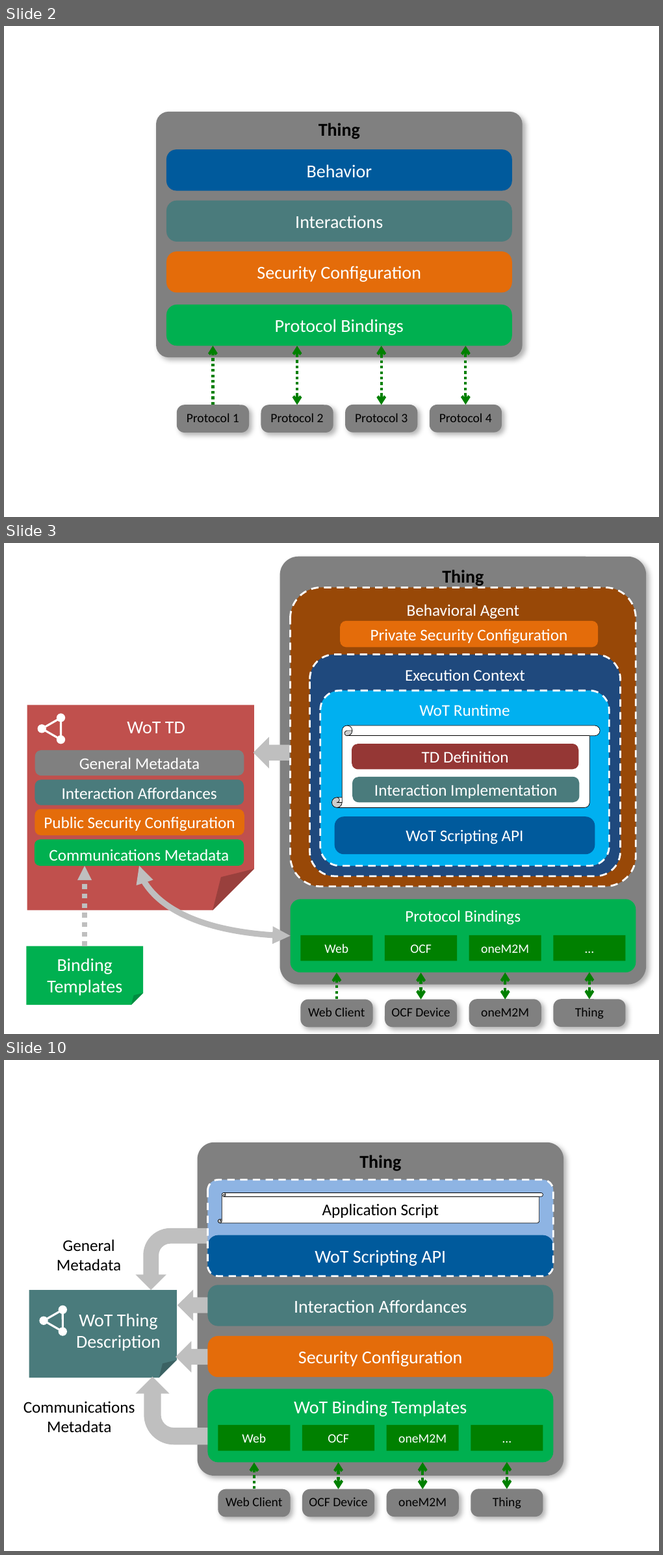
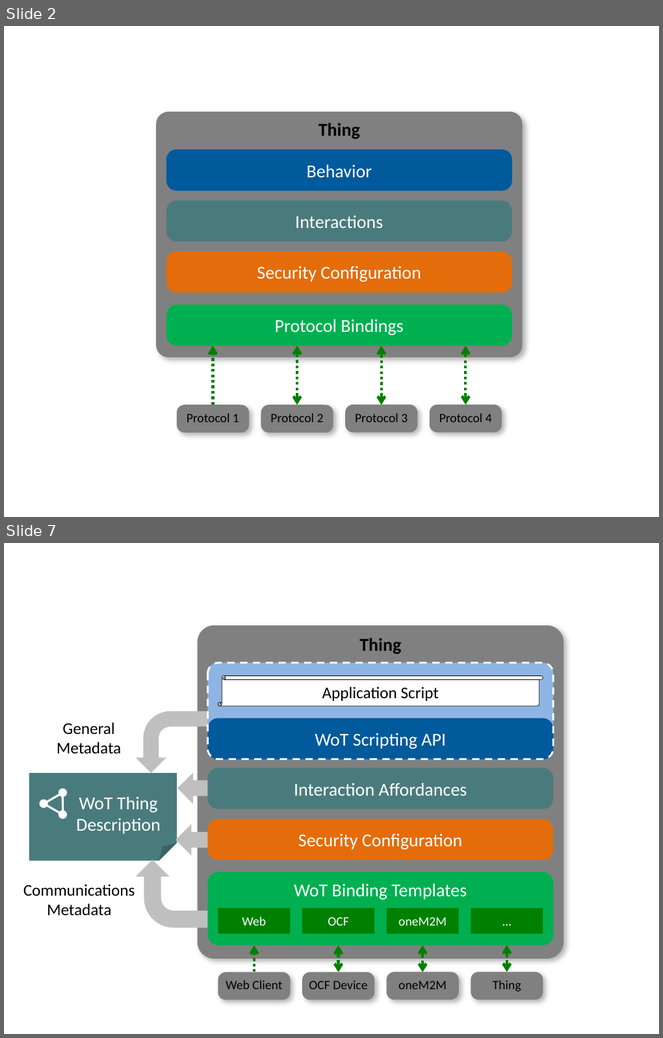
Before and after one commit to w3c/wot-architecture, a slide deck: images/wot-architecture-figures-new.pptx. Shown one above the other, each under a label of ours: slides 2, 3 and 10 before the commit, slides 2 and 7 after it; the slides between them are not shown. The pictures are 663x1555 and 663x1038 pixels, drawn with LibreOffice and Linux fonts; fonts in the diff are those of the drawing. Boxes give left, top, right and bottom in pixels: in the first picture for what was removed or moved away, otherwise in the second. Text is boxed around its words. In the diff, an @@ line names an element or a change of style, - is before the commit and + after.

Commit message:
New building blocks/servient figures
A new set of figures for wot building blocks/servient implementation sections.   Now with a new, more abstract "building blocks" figure that is an intermediate step between the abstract "architectural aspects" figures and three more specific thing "implementations".

```diff
--- a/images/wot-architecture-figures-new.pptx
+++ b/images/wot-architecture-figures-new.pptx
@@ slide 3 removed at (x1=4, y1=543, x2=659, y2=1034), background #FFFFFF @@
@@ rounded rectangle removed at (x1=280, y1=557, x2=646, y2=985) @@
-Thing
@@ rounded rectangle removed at (x1=290, y1=588, x2=636, y2=887) @@
-Behavioral Agent
@@ rounded rectangle removed at (x1=340, y1=621, x2=598, y2=647) @@
-Private Security Configuration
@@ rounded rectangle removed at (x1=310, y1=654, x2=621, y2=876) @@
-Execution Context
@@ rounded rectangle removed at (x1=321, y1=691, x2=609, y2=866) @@
-WoT Runtime
@@ folded corner removed at (x1=27, y1=705, x2=254, y2=910) @@
-WoT TD
@@ group removed at (x1=36, y1=712, x2=70, y2=746): 3 ellipses, 1 triangle @@
@@ down arrow removed at (x1=254, y1=737, x2=289, y2=769) @@
@@ vertical scroll removed at (x1=332, y1=726, x2=599, y2=808) @@
@@ rounded rectangle removed at (x1=35, y1=750, x2=244, y2=776) @@
-General Metadata
@@ rounded rectangle removed at (x1=352, y1=744, x2=579, y2=770) @@
-TD Definition
@@ rounded rectangle removed at (x1=35, y1=780, x2=244, y2=805) @@
-Interaction Affordances
@@ rounded rectangle removed at (x1=352, y1=777, x2=579, y2=802) @@
-Interaction Implementation
@@ rounded rectangle removed at (x1=35, y1=809, x2=244, y2=835) @@
-Public Security Configuration
@@ rounded rectangle removed at (x1=335, y1=817, x2=596, y2=855) @@
-WoT Scripting API
@@ rounded rectangle removed at (x1=34, y1=840, x2=244, y2=866) @@
-Communications Metadata
@@ arrow removed from (85, 947) to (85, 866) @@
@@ curved double arrow removed from (139, 866) to (290, 936) @@
@@ rounded rectangle removed at (x1=290, y1=899, x2=636, y2=973) @@
-Protocol Bindings
@@ folded corner removed at (x1=26, y1=947, x2=143, y2=1006) @@
-Binding
-Templates
@@ rectangle removed at (x1=301, y1=936, x2=373, y2=961) @@
-Web
@@ rectangle removed at (x1=385, y1=936, x2=457, y2=961) @@
-OCF
@@ rectangle removed at (x1=469, y1=936, x2=542, y2=961) @@
-oneM2M
@@ rectangle removed at (x1=554, y1=936, x2=626, y2=961) @@
-…
@@ arrow removed from (337, 1000) to (337, 973) @@
@@ double arrow removed from (421, 973) to (421, 1000) @@
@@ double arrow removed from (505, 1000) to (505, 973) @@
@@ double arrow removed from (590, 1000) to (590, 973) @@
@@ rounded rectangle removed at (x1=301, y1=1000, x2=373, y2=1027) @@
-Web Client
@@ rounded rectangle removed at (x1=385, y1=1000, x2=457, y2=1027) @@
-OCF Device
@@ rounded rectangle removed at (x1=469, y1=1000, x2=542, y2=1027) @@
-oneM2M
@@ rounded rectangle removed at (x1=554, y1=1000, x2=626, y2=1027) @@
-Thing
@@ what was slide 10 is now slide 7 @@
```
Also in this commit, not shown: 4 slides changed, 2 other slides removed, 4 other files.
